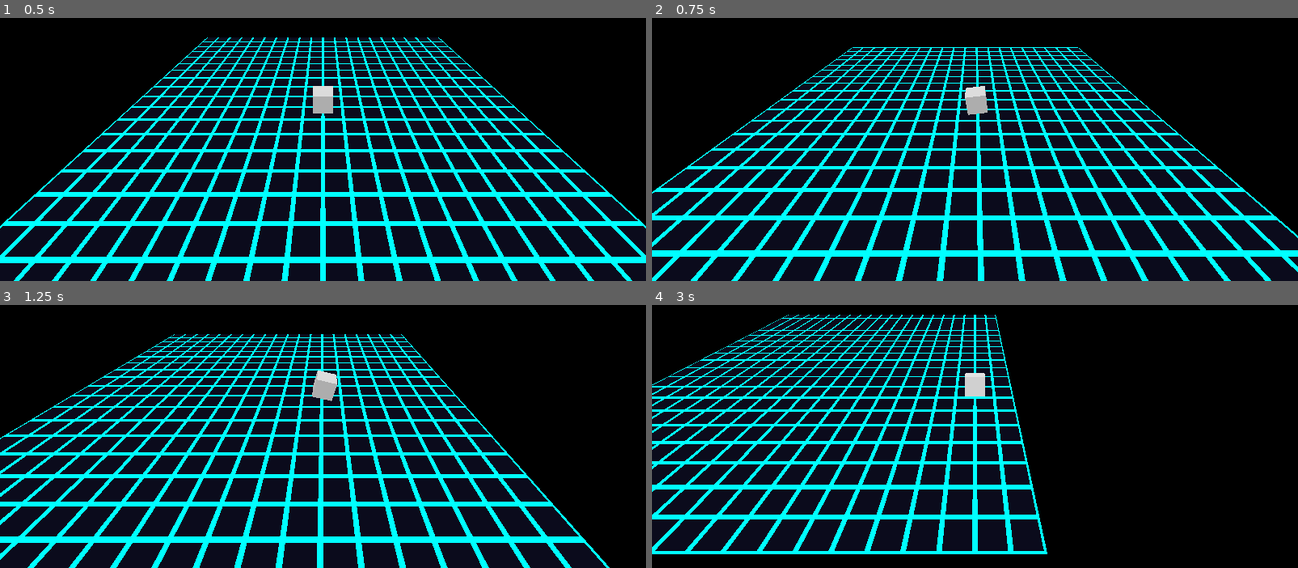
Above: before the commit, frames 1-4 (two rows, left to right).
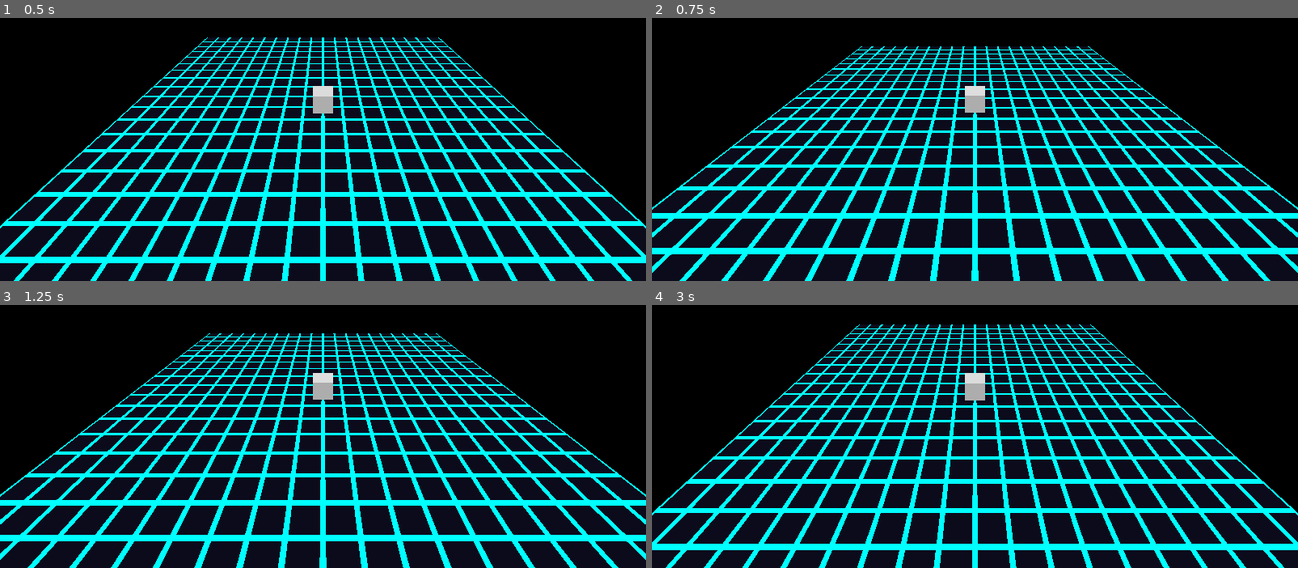
Above: after the commit, the same moments.

Repository: StevenLong/cube
Game: Godot game, scene res://main.tscn
Same seed, same stepped clock (60 frames per second), same inputs: the game is played once before the commit and once after it.
Inputs:
- Up to frame 1 (0.5 s): no input
- Up to frame 2 (0.75 s): tap Enter at 0.5 s; hold Right (move_right) from 0.53 s (still down); tap F (camera_tilt_down) at 0.6 s
- Up to frame 3 (1.25 s): keep holding Right (move_right)
- Up to frame 4 (3 s): release Right (move_right) at 1.28 s; hold Down (move_back) 1.28-2.03 s; tap R (camera_tilt_up) at 1.35, 2.85 s; hold Right (move_right) 2.03-2.78 s; tap F (camera_tilt_down) at 2.1 s; hold Up (move_forward) from 2.78 s (still down)

Frame 1 is identical in both runs. In frame 2, 26% of the frame differs, in the area x 0-100%, y 10-100%; in frame 3, 26%; in frame 4, 56%, in the area x 0-100%, y 3-100%.
Error after the commit: Parse Error: Function "sinf()" not found in base self. (res://player.gd:86)

Commit message:
Movement noise: placeholder step sound on tumble completion
Procedurally generated 150Hz thud (no audio file needed). _play_step()
takes a noise_level float so Sprint can pass a higher value when added.

Diff:
--- a/main.tscn
+++ b/main.tscn
@@ -37,6 +37,8 @@
 transform = Transform3D(1, 0, 0, 0, 1, 0, 0, 0, 1, 0, 0.5, 0)
 script = ExtResource("2")
 
+[node name="StepSound" type="AudioStreamPlayer" parent="Player"]
+
 [node name="MeshInstance3D" type="MeshInstance3D" parent="Player"]
 mesh = SubResource("BoxMesh_1")
 surface_material_override/0 = SubResource("StandardMaterial3D_1")
--- a/player.gd
+++ b/player.gd
@@ -10,6 +10,12 @@
 var _angle := 0.0
 var _start_pos := Vector3.ZERO
 var _start_basis := Basis.IDENTITY
+
+@onready var _step_player: AudioStreamPlayer = $StepSound
+
+
+func _ready() -> void:
+	_step_player.stream = _make_step_sound()
 
 
 func _begin_tumble(dir: Vector2i) -> void:
@@ -36,6 +42,11 @@
 	_tumbling = true
 
 
+func _play_step(noise_level: float) -> void:
+	_step_player.volume_db = linear_to_db(noise_level)
+	_step_player.play()
+
+
 func _process(delta: float) -> void:
 	if _tumbling:
 		_t = minf(_t + delta / TUMBLE_DURATION, 1.0)
@@ -50,6 +61,7 @@
 				basis.y.snapped(Vector3.ONE),
 				basis.z.snapped(Vector3.ONE)
 			)
+			_play_step(1.0)
 		return
 
 	var move := Input.get_vector("move_left", "move_right", "move_forward", "move_back")
@@ -58,3 +70,21 @@
 			_begin_tumble(Vector2i(1 if move.x > 0.0 else -1, 0))
 		else:
 			_begin_tumble(Vector2i(0, 1 if move.y > 0.0 else -1))
+
+
+static func _make_step_sound() -> AudioStreamWAV:
+	var rate := 44100
+	var samples := 2048
+	var stream := AudioStreamWAV.new()
+	stream.format = AudioStreamWAV.FORMAT_16_BITS
+	stream.mix_rate = rate
+	stream.stereo = false
+	var data := PackedByteArray()
+	data.resize(samples * 2)
+	for i in samples:
+		var env := exp(-float(i) / 300.0)
+		var val := int(sinf(float(i) * TAU * 150.0 / rate) * env * 32767.0)
+		data[i * 2] = val & 0xFF
+		data[i * 2 + 1] = (val >> 8) & 0xFF
+	stream.data = data
+	return stream
